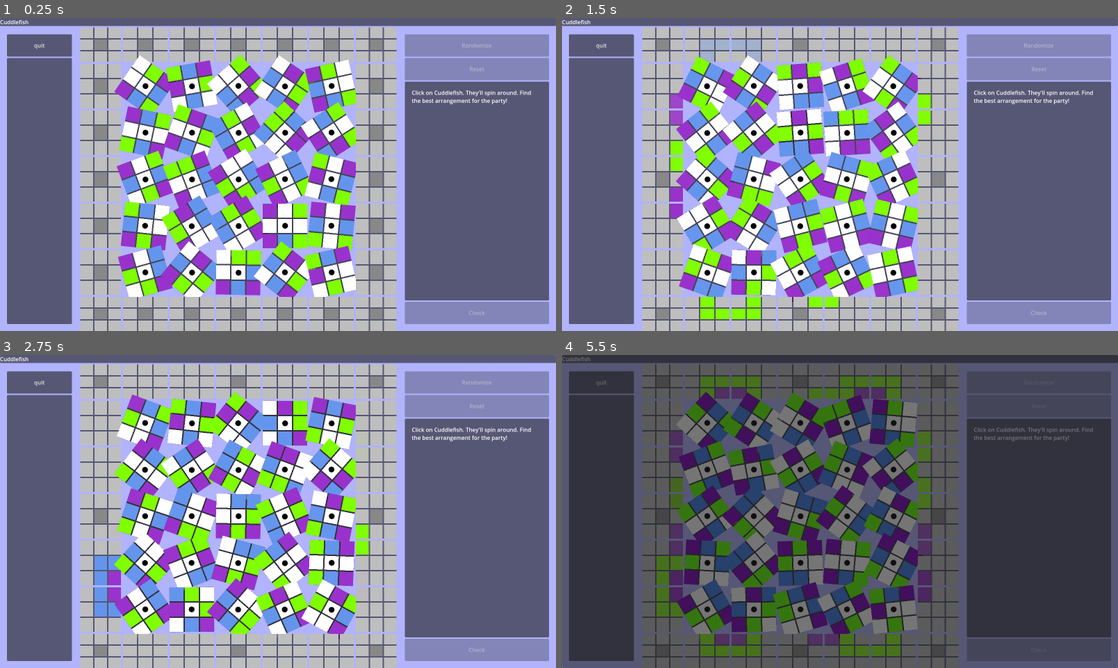
Above: before the commit, frames 1-4 (two rows, left to right).
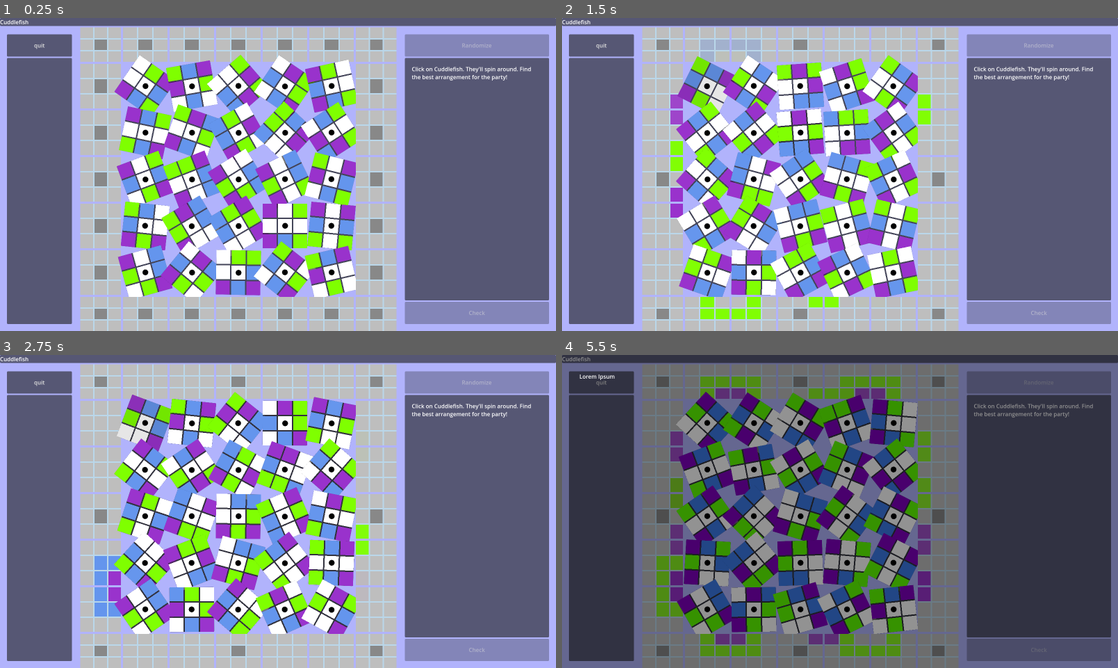
Above: after the commit, the same moments.

Repository: dtersegno/cuddlefish
Game: Godot game, scene res://CuddlefishGame.tscn
Two runs of this game, one before a commit and one after it. Both use one fixed random seed, a clock stepped at 60 frames per second and the inputs below.
Inputs (mouse positions are in pixels of both pictures, inside the frame that each line leads up to):
- Up to frame 1 (0.25 s): no input
- Up to frame 2 (1.5 s): tap Enter (ui_accept) at 0.5, 0.77 s; hold Up (ui_up) 0.53-1.25 s; click (706, 86) at 1.27 s
- Up to frame 3 (2.75 s): hold Down (ui_down) from 2.03 s (still down); tap Enter (ui_accept) at 2.27 s
- Up to frame 4 (5.5 s): release Down (ui_down) at 2.78 s; hold Up (ui_up) 2.78-3.5 s; click "Randomize" at 3.5 s; hold Up (ui_up) 4.28-5.03 s; tap Enter (ui_accept) at 4.52, 5.27 s; hold Left (ui_left) from 5.03 s (still down)

The runs differ from the first frame. In frame 1, 5.5% of the frame differs, in the area x 14-99%, y 2-100%; in frame 2, 5.9%; in frame 3, 6.0%; in frame 4, 37%, in the area x 0-100%, y 0-100%.

Commit message:
shading, win screen

Diff:
--- a/cuddlefish-gd/CuddlefishGame.tscn
+++ b/cuddlefish-gd/CuddlefishGame.tscn
@@ -1,10 +1,17 @@
-[gd_scene load_steps=6 format=3 uid="uid://csro2nic42h36"]
+[gd_scene load_steps=7 format=3 uid="uid://csro2nic42h36"]
 
 [ext_resource type="Script" path="res://grid.gd" id="1_5w3ed"]
 [ext_resource type="Script" path="res://game.gd" id="1_lsvof"]
 [ext_resource type="PackedScene" uid="uid://ddml7s4viwma8" path="res://cuddler.tscn" id="2_3n4av"]
 [ext_resource type="Texture2D" uid="uid://blgbg8uwtudy5" path="res://sprites/cuddlegrid_nos.png" id="3_diwuv"]
 [ext_resource type="StyleBox" uid="uid://d1wxsbjir1u1" path="res://20pxPanelStyle.tres" id="5_2ql6j"]
+
+[sub_resource type="StyleBoxFlat" id="StyleBoxFlat_twppa"]
+content_margin_left = 50.0
+content_margin_top = 50.0
+content_margin_right = 50.0
+content_margin_bottom = 50.0
+bg_color = Color(0, 0, 0, 0.427451)
 
 [node name="Cuddlefish" type="Control"]
 layout_mode = 3
@@ -96,6 +103,7 @@
 text = "Randomize"
 
 [node name="Reset" type="Button" parent="VBoxContainer/HBoxContainer/PanelContainer/VBoxContainer2"]
+visible = false
 custom_minimum_size = Vector2(128, 64)
 layout_mode = 2
 focus_mode = 0
@@ -179,6 +187,8 @@
 anchor_bottom = 1.0
 grow_horizontal = 2
 grow_vertical = 2
+theme_override_styles/panel = SubResource("StyleBoxFlat_twppa")
 
 [node name="RichTextLabel" type="RichTextLabel" parent="WinScreen"]
 layout_mode = 2
+text = "Lorem Ipsum"
--- a/cuddlefish-gd/cuddler2-0.gd
+++ b/cuddlefish-gd/cuddler2-0.gd
@@ -120,7 +120,7 @@
 
 func _on_button_pressed() -> void:
 	await rotate_90()
-	self.emit_signal("button_clicked")
+	#self.emit_signal("button_clicked")
 	self.emit_signal('done_single_spinning')
 
 # prevents pushing the button
@@ -130,6 +130,9 @@
 # enables the button
 func enable_button() -> void:
 	button.disabled = false
+#
+#func _on_hover():
+	#self.rotation = self.rotation + 0
 
 #give a list in order of local squares 0 thru 7 of Colors
 func set_cuddle_colors(color_list) -> void:
@@ -194,7 +197,15 @@
 
 # Called every frame. 'delta' is the elapsed time since the previous frame.
 func _process(_delta: float) -> void:
+
 	#update_center_text()
+	#
+	if button.is_hovered():
+		self.modulate = Color(0.9,0.9,0.9,1)
+		print('hovor')
+	else:
+		self.modulate = Color(1,1,1,1)
+
 	if randf() < 0.0001 and not looking:
 		var look_distance = randi()%24
 		var look_time = 0.25*randf()+0.1
--- a/cuddlefish-gd/edge_block.tscn
+++ b/cuddlefish-gd/edge_block.tscn
@@ -1,11 +1,15 @@
-[gd_scene load_steps=3 format=3 uid="uid://vs4xpav104sl"]
+[gd_scene load_steps=4 format=3 uid="uid://vs4xpav104sl"]
 
 [ext_resource type="Script" path="res://edge_block.gd" id="1_6mlxm"]
 [ext_resource type="Texture2D" uid="uid://oy0j7qxjxwdu" path="res://sprites/pipes.png" id="2_dc1i7"]
 
+[sub_resource type="StyleBoxFlat" id="StyleBoxFlat_tycso"]
+bg_color = Color(0.729412, 0.843137, 0.917647, 1)
+
 [node name="EdgeBlock" type="PanelContainer"]
 size_flags_horizontal = 3
 size_flags_vertical = 3
+theme_override_styles/panel = SubResource("StyleBoxFlat_tycso")
 script = ExtResource("1_6mlxm")
 
 [node name="GridContainer" type="GridContainer" parent="."]
--- a/cuddlefish-gd/game.gd
+++ b/cuddlefish-gd/game.gd
@@ -17,6 +17,10 @@
 func _ready() -> void:
 	win_screen.hide()
 	make_connections()
+	#if Input.is_action_pressed("instant_start"):
+		#random_spin_all_cuddlers(5, true)
+	#else:
+		#random_spin_all_cuddlers(5)
 	random_spin_all_cuddlers(5)
 	grid.winstate.connect(win)
 
@@ -51,15 +55,16 @@
 func win():
 	win_screen.show()
 
-func random_spin_all_cuddlers(extra_spins = 0) -> void:
+func random_spin_all_cuddlers(extra_spins = 0, instantaneous = false) -> void:
 	randomize_button.disabled = true
 	reset_button.disabled = true
 	check_button.disabled = true
 	var tree = get_tree()
 	tree.call_group('cuddlers','random_spin')
-	await get_tree().create_timer(1).timeout
+	if not instantaneous:
+		await get_tree().create_timer(1).timeout
 	if extra_spins > 0:
-		random_spin_all_cuddlers(extra_spins - 1)
+		random_spin_all_cuddlers(extra_spins - 1, instantaneous)
 	else:
 		randomize_button.disabled = false
 		reset_button.disabled = false
--- a/cuddlefish-gd/project.godot
+++ b/cuddlefish-gd/project.godot
@@ -22,6 +22,13 @@
 window/stretch/mode="canvas_items"
 window/stretch/scale_mode="integer"
 
+[input]
+
+instant_start={
+"deadzone": 0.5,
+"events": []
+}
+
 [rendering]
 
 renderer/rendering_method="mobile"
